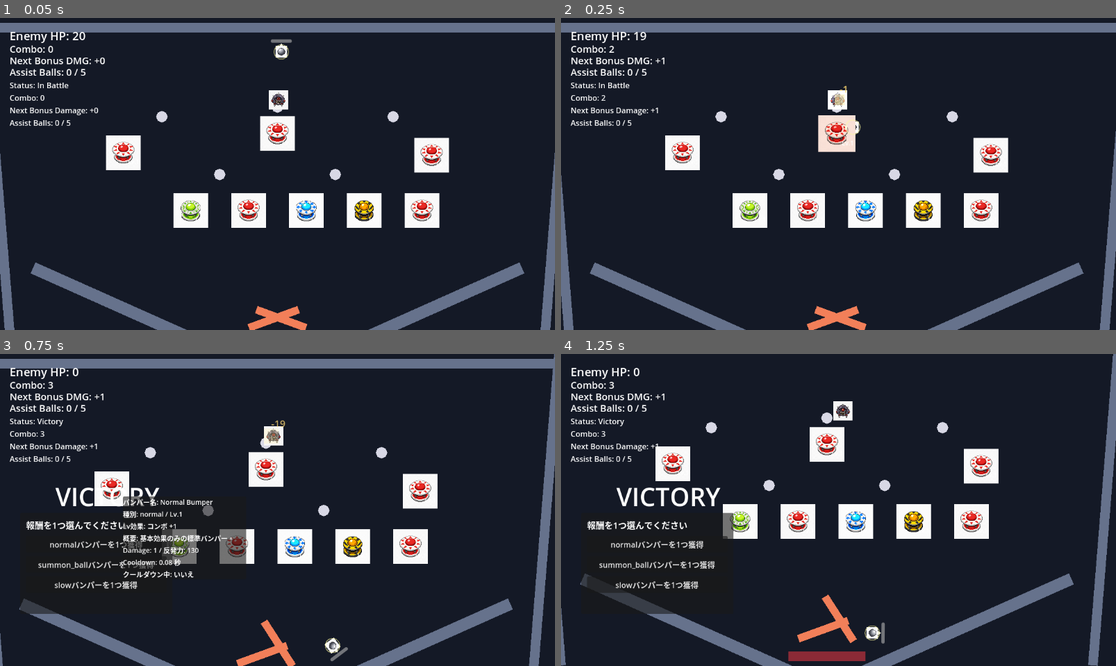
Above: before the commit, frames 1-4 (two rows, left to right).
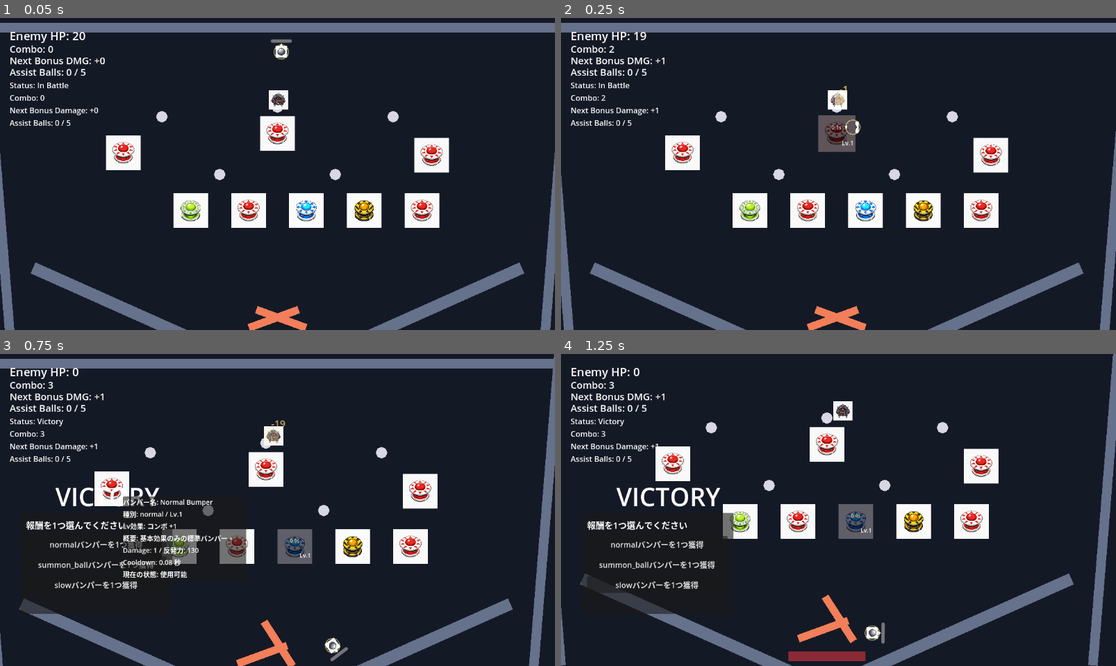
Above: after the commit, the same moments.

Repository: hamayu691-hamy/codex_godot
Game: Godot game, scene res://scenes/PinballBattleScene.tscn
The game is run twice, just before and just after one commit, with the same random seed, the same clock (stepped at 60 frames per second) and the same inputs. The project has no main scene, so this scene is started directly.
Inputs (mouse positions are in pixels of both pictures, inside the frame that each line leads up to):
- Up to frame 1 (0.05 s): no input
- Up to frame 2 (0.25 s): no input
- Up to frame 3 (0.75 s): move the mouse to (116, 488) at 0.52 s; hold Right from 0.53 s (still down); tap K at 0.6 s; click (116, 488) at 0.67 s
- Up to frame 4 (1.25 s): keep holding Right

Frame 1 is identical in both runs. In frame 2, 0.8% of the frame differs, in the area x 46-54%, y 31-43%; in frame 3, 0.9%, in the area x 22-57%, y 56-72%; in frame 4, 0.7%.

Commit message:
Show bumper cooldown state

Diff:
--- a/scripts/gameplay/bumper.gd
+++ b/scripts/gameplay/bumper.gd
@@ -14,6 +14,10 @@
 	"summon_ball": Color(0.55, 1.0, 0.9, 1.0),
 }
 const MAX_LEVEL: int = 5
+const COOLDOWN_VISUAL_MODULATE: Color = Color(0.38, 0.38, 0.42, 1.0)
+const COOLDOWN_LABEL_POSITION: Vector2 = Vector2(-30.0, -23.0)
+const COOLDOWN_LABEL_SIZE: Vector2 = Vector2(60.0, 18.0)
+const COOLDOWN_LABEL_FONT_SIZE: int = 10
 
 const BUMPER_DISPLAY_NAMES: Dictionary = {
 	"normal": "Normal Bumper",
@@ -84,6 +88,9 @@
 var _cooldown_remaining: float = 0.0
 var _scale_tween: Tween = null
 var _flash_tween: Tween = null
+var _cooldown_label: Label = null
+var _base_visual_self_modulates: Dictionary = {}
+var _is_cooldown_visual_active: bool = false
 
 @onready var _bumper_visual: CanvasItem = get_node_or_null("BumperVisual")
 @onready var _bumper_sprite: CanvasItem = get_node_or_null("BumperSprite")
@@ -93,20 +100,73 @@
 func _ready() -> void:
 	_recalculate_stats()
 	_update_level_label()
+	_ensure_cooldown_label()
+	_capture_base_visual_self_modulates()
+	_update_cooldown_display()
 
 
 func _physics_process(delta: float) -> void:
 	if _cooldown_remaining > 0.0:
 		_cooldown_remaining = max(_cooldown_remaining - delta, 0.0)
+	_update_cooldown_display()
 
 func on_ball_entered(ball: RigidBody2D) -> void:
 	if _cooldown_remaining > 0.0:
 		return
 	_cooldown_remaining = cooldown_time
+	_update_cooldown_display()
 	_apply_impulse_to_ball(ball)
 	_apply_bumper_effect(ball)
 	_play_hit_feedback()
 	hit.emit(self, bumper_type, damage, ball)
+
+
+func _ensure_cooldown_label() -> void:
+	_cooldown_label = get_node_or_null("CooldownLabel") as Label
+	if _cooldown_label != null:
+		return
+	_cooldown_label = Label.new()
+	_cooldown_label.name = "CooldownLabel"
+	_cooldown_label.position = COOLDOWN_LABEL_POSITION
+	_cooldown_label.size = COOLDOWN_LABEL_SIZE
+	_cooldown_label.horizontal_alignment = HORIZONTAL_ALIGNMENT_CENTER
+	_cooldown_label.vertical_alignment = VERTICAL_ALIGNMENT_CENTER
+	_cooldown_label.mouse_filter = Control.MOUSE_FILTER_IGNORE
+	_cooldown_label.z_index = 2
+	_cooldown_label.add_theme_font_size_override("font_size", COOLDOWN_LABEL_FONT_SIZE)
+	_cooldown_label.add_theme_color_override("font_color", Color.WHITE)
+	_cooldown_label.add_theme_color_override("font_outline_color", Color(0.05, 0.05, 0.05, 0.95))
+	_cooldown_label.add_theme_constant_override("outline_size", 2)
+	add_child(_cooldown_label)
+
+func _capture_base_visual_self_modulates() -> void:
+	_base_visual_self_modulates.clear()
+	for visual: CanvasItem in _get_bumper_visuals():
+		_base_visual_self_modulates[visual] = visual.self_modulate
+
+func _get_bumper_visuals() -> Array[CanvasItem]:
+	var visuals: Array[CanvasItem] = []
+	if _bumper_visual != null:
+		visuals.append(_bumper_visual)
+	if _bumper_sprite != null:
+		visuals.append(_bumper_sprite)
+	return visuals
+
+func _update_cooldown_display() -> void:
+	var is_on_cooldown: bool = _cooldown_remaining > 0.0
+	if _cooldown_label != null:
+		_cooldown_label.visible = is_on_cooldown
+		if is_on_cooldown:
+			var displayed_remaining: float = ceil(_cooldown_remaining * 10.0) / 10.0
+			_cooldown_label.text = "%.1fs" % displayed_remaining
+	if is_on_cooldown == _is_cooldown_visual_active:
+		return
+	_is_cooldown_visual_active = is_on_cooldown
+	for visual: CanvasItem in _get_bumper_visuals():
+		if is_on_cooldown:
+			visual.self_modulate = COOLDOWN_VISUAL_MODULATE
+		else:
+			visual.self_modulate = _base_visual_self_modulates.get(visual, Color.WHITE)
 
 func _apply_bumper_effect(ball: RigidBody2D) -> void:
 	match bumper_type:
@@ -261,14 +321,14 @@
 func get_tooltip_text() -> String:
 	var display_name: String = str(BUMPER_DISPLAY_NAMES.get(bumper_type, "Unknown Bumper"))
 	var effect_description: String = str(BUMPER_EFFECT_DESCRIPTIONS.get(bumper_type, "効果説明は未登録です。"))
-	var cooldown_state: String = "はい"
-	if _cooldown_remaining <= 0.0:
-		cooldown_state = "いいえ"
+	var cooldown_state: String = "使用可能"
+	if _cooldown_remaining > 0.0:
+		cooldown_state = "クールタイム中（残り %.2f 秒）" % _cooldown_remaining
 	if bumper_type == "summon_ball":
 		var assist_description: String = str(ASSIST_BALL_EFFECT_DESCRIPTIONS.get(summon_assist_ball_type, "特殊な補助ボール。"))
 		effect_description = "%s 生成タイプ: %s（%s）" % [effect_description, summon_assist_ball_type, assist_description]
 	var level_effect_description: String = BumperLevelTable.get_effect_description(bumper_type, level)
-	return "バンパー名: %s\n種別: %s / Lv.%d\nLv効果: %s\n概要: %s\nDamage: %d / 反発力: %.0f\nCooldown: %.2f 秒\nクールダウン中: %s" % [
+	return "バンパー名: %s\n種別: %s / Lv.%d\nLv効果: %s\n概要: %s\nDamage: %d / 反発力: %.0f\nCooldown: %.2f 秒\n現在の状態: %s" % [
 		display_name,
 		bumper_type,
 		level,
